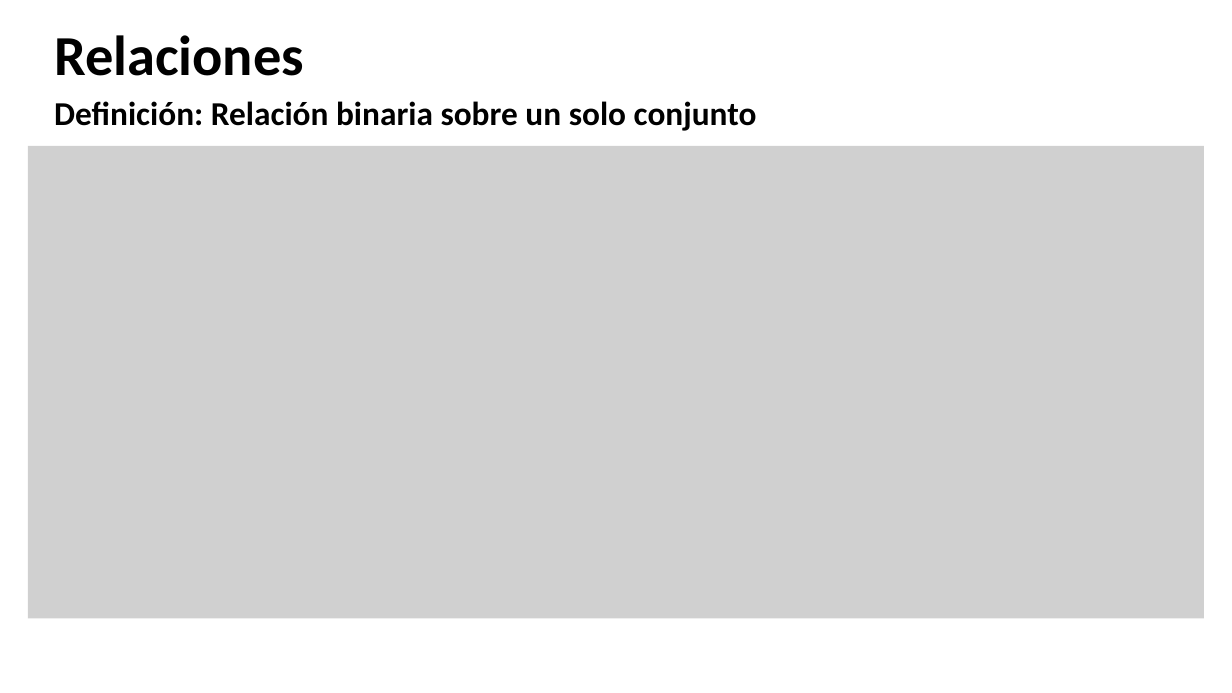
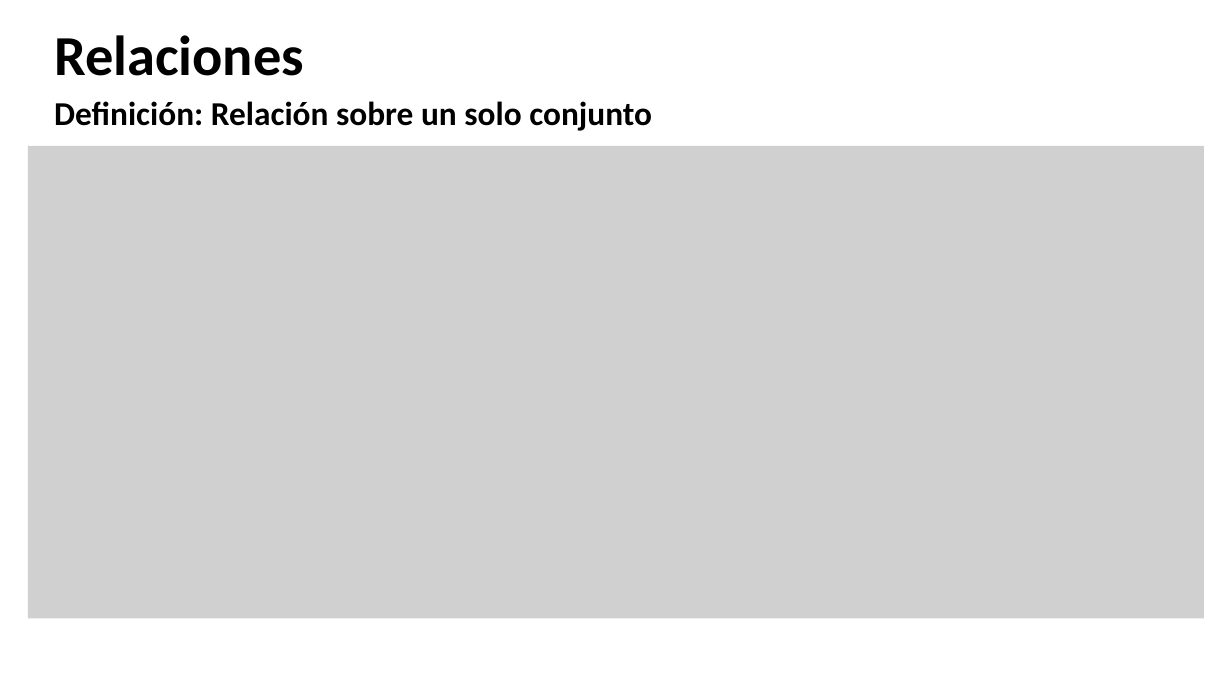
Before and after one commit to discretas1-udea/apuntes_clases_2026-2, a slide deck: slide 27 of clase-15/apuntes_clase15.pptx (slide 26 before the commit). Drawn at 1232x693 pixels with LibreOffice and Linux fonts; fonts in the diff are those of the drawing; grey boxes stand for pictures. Boxes give left, top, right and bottom in pixels: in the first picture for what was removed or moved away, otherwise in the second. Text is boxed around its words. In the diff, an @@ line names an element or a change of style, - is before the commit and + after.

```diff
--- a/clase-15/apuntes_clase15.pptx
+++ b/clase-15/apuntes_clase15.pptx
@@ text at (54,101,652,131): text changed @@
-Definición: Relación binaria sobre un solo conjunto
+Definición: Relación sobre un solo conjunto
```
Also in this commit, not shown: 27 other slides changed, 5 slides added, 5 slides removed, 5 other files.
